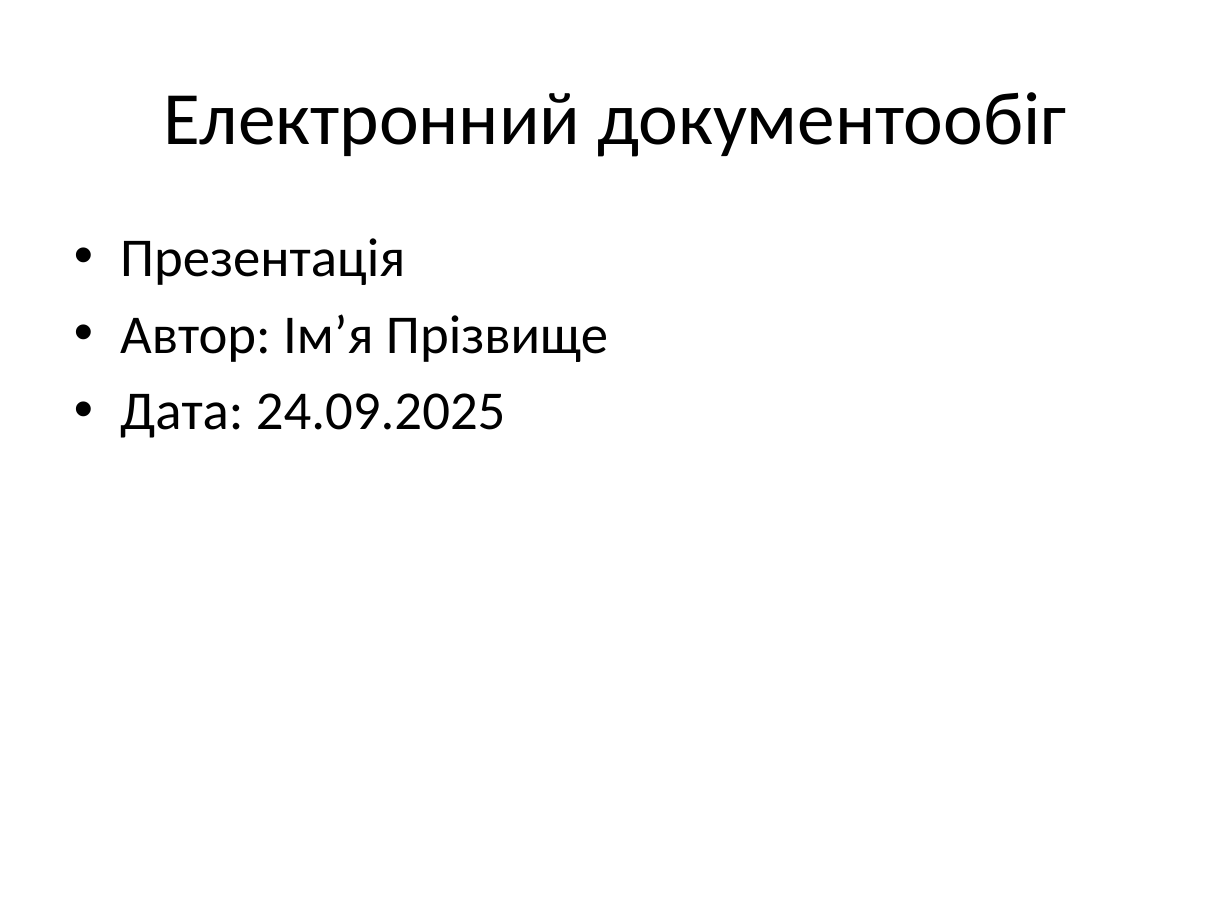
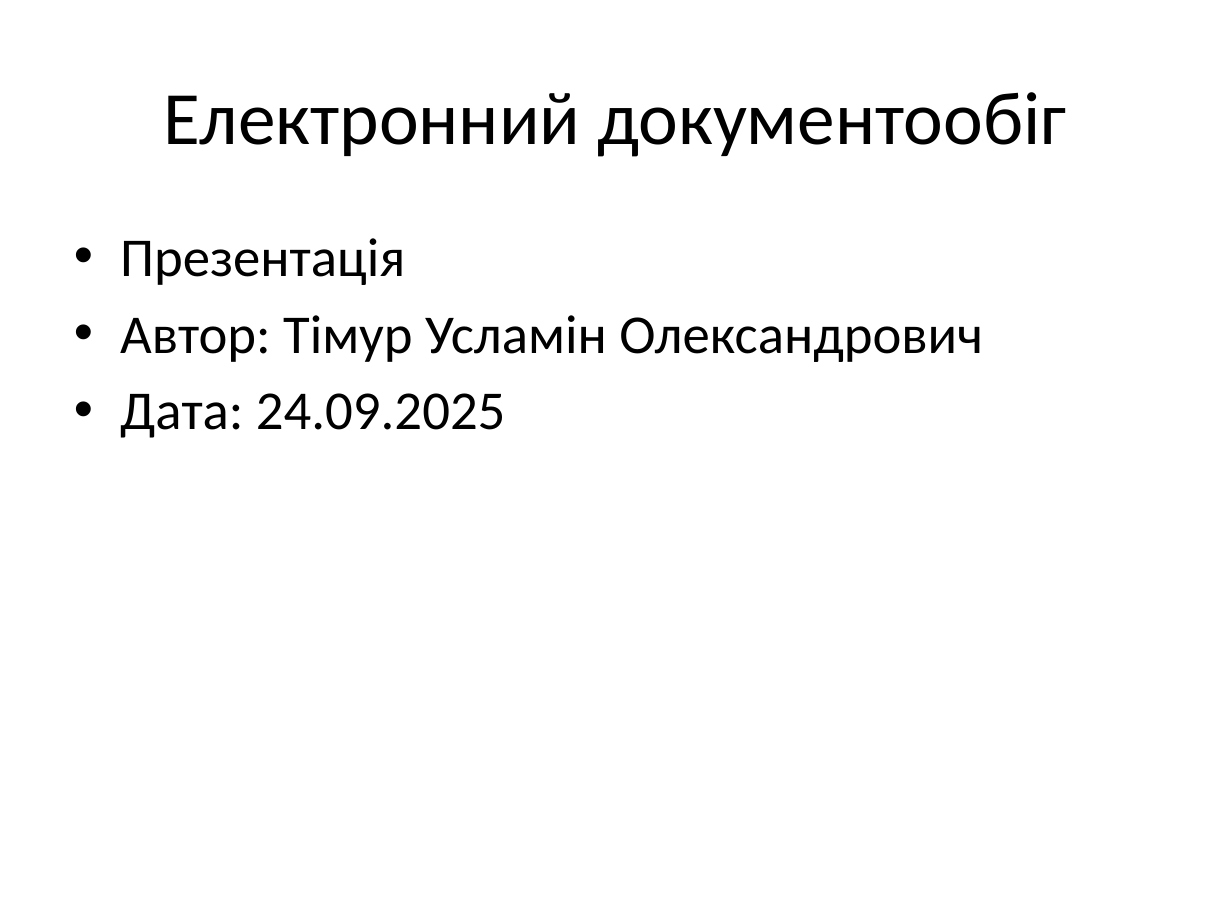
Before and after one commit to TimurUslamin/Electronic-document-management, a slide deck: slide 1 of elektronnyi_dokumentoobig.pptx. Drawn at 1232x924 pixels with LibreOffice and Linux fonts; fonts in the diff are those of the drawing. Boxes give left, top, right and bottom in pixels: in the first picture for what was removed or moved away, otherwise in the second. Text is boxed around its words. In the diff, an @@ line names an element or a change of style, - is before the commit and + after.

```diff
--- a/elektronnyi_dokumentoobig.pptx
+++ b/elektronnyi_dokumentoobig.pptx
@@ text at <box>120,315,983,362</box>: text changed @@
-• Автор: Ім’я Прізвище
+• Автор: Тімур Усламін Олександрович
```
Also in this commit, not shown: 1 other file.
